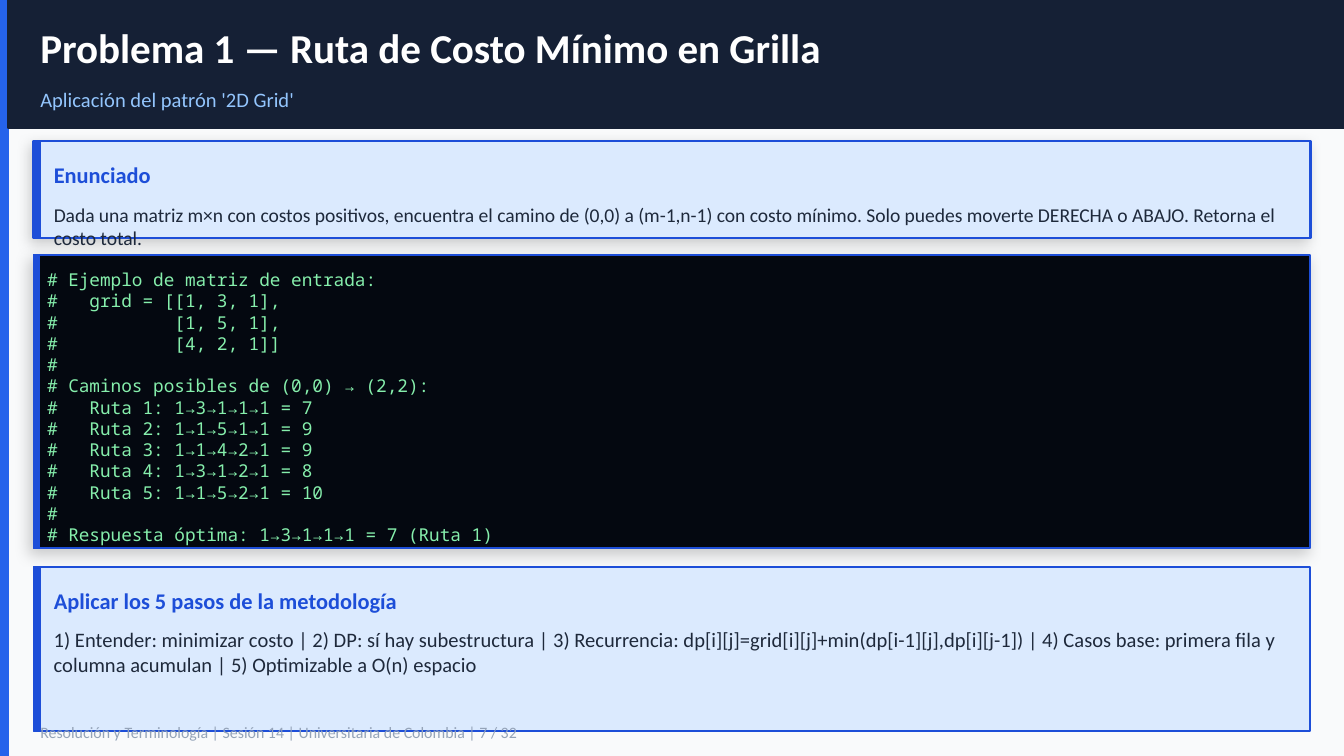
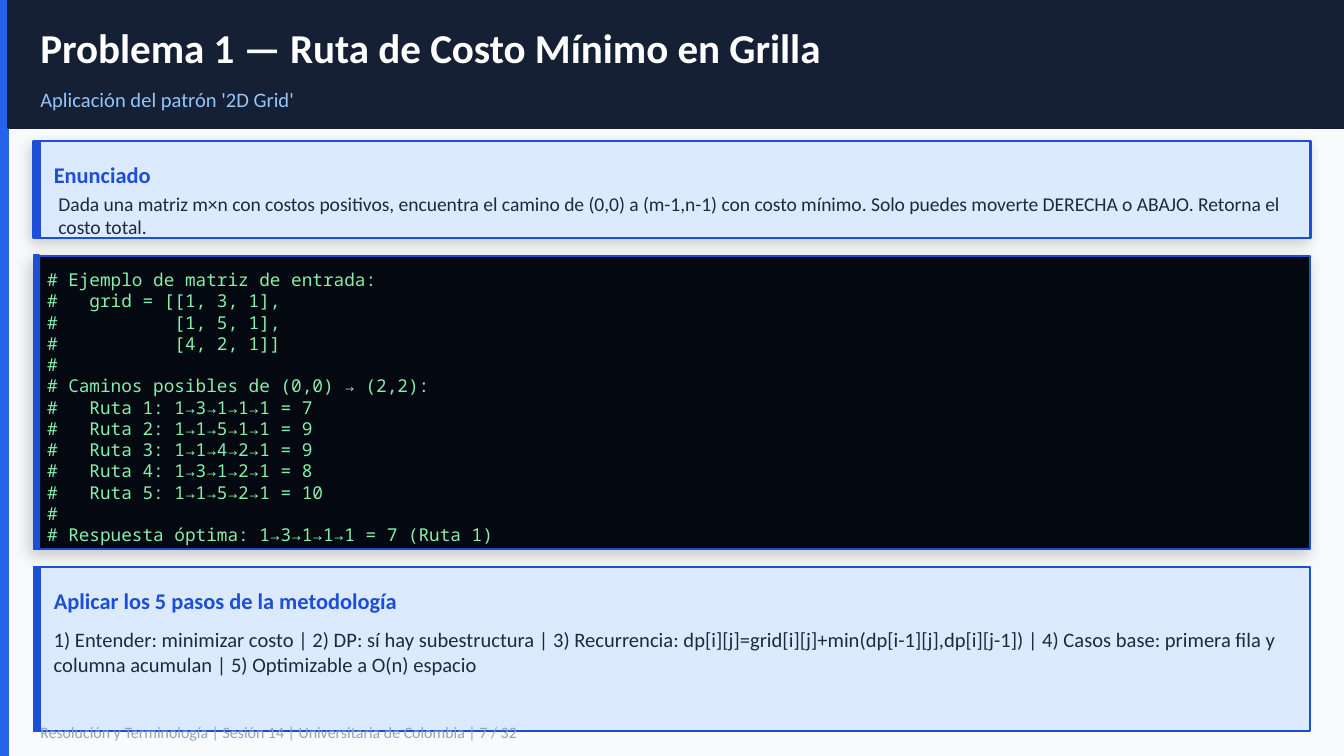
Before and after one commit to sergioburbano05/Universitaria_de_colombia, a slide deck: slide 7 of PRUEBAS DE SOFTWARE/clase_14/S14_ResolucionProblemasTerminologia.pptx. Drawn at 1344x756 pixels with LibreOffice and Linux fonts; fonts in the diff are those of the drawing. Boxes give left, top, right and bottom in pixels: in the first picture for what was removed or moved away, otherwise in the second. Text is boxed around its words. In the diff, an @@ line names an element or a change of style, - is before the commit and + after.

```diff
--- a/PRUEBAS DE SOFTWARE/clase_14/S14_ResolucionProblemasTerminologia.pptx
+++ b/PRUEBAS DE SOFTWARE/clase_14/S14_ResolucionProblemasTerminologia.pptx
@@ text "Dada una matriz m×n con ...": place and size @@
-text "Dada una matriz m×n con ..." at box(54, 208, 1275, 225)
+text "Dada una matriz m×n con ..." at box(58, 197, 1279, 214)
```
Also in this commit, not shown: 7 other slides changed, 4 other files.
